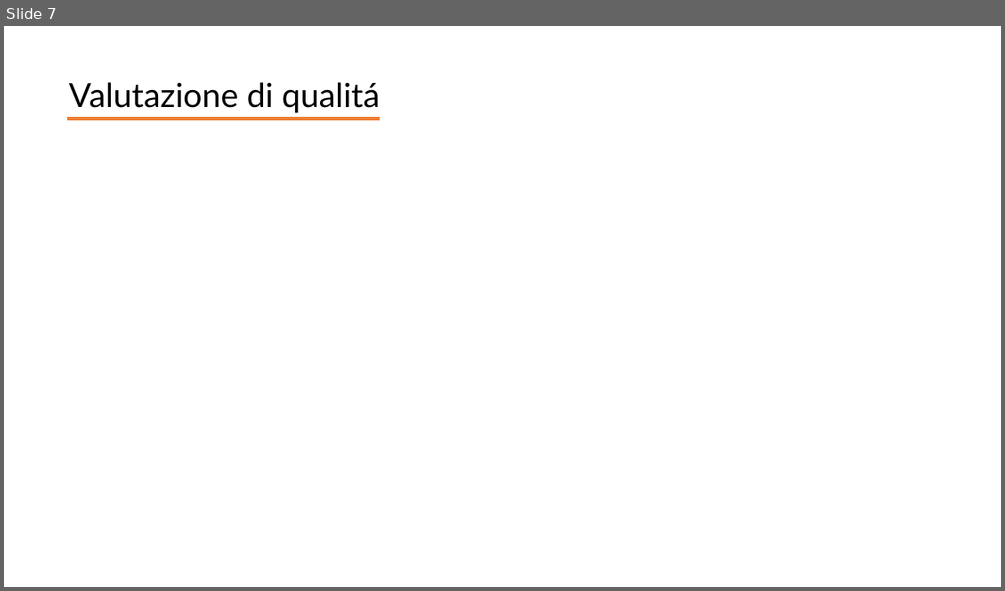
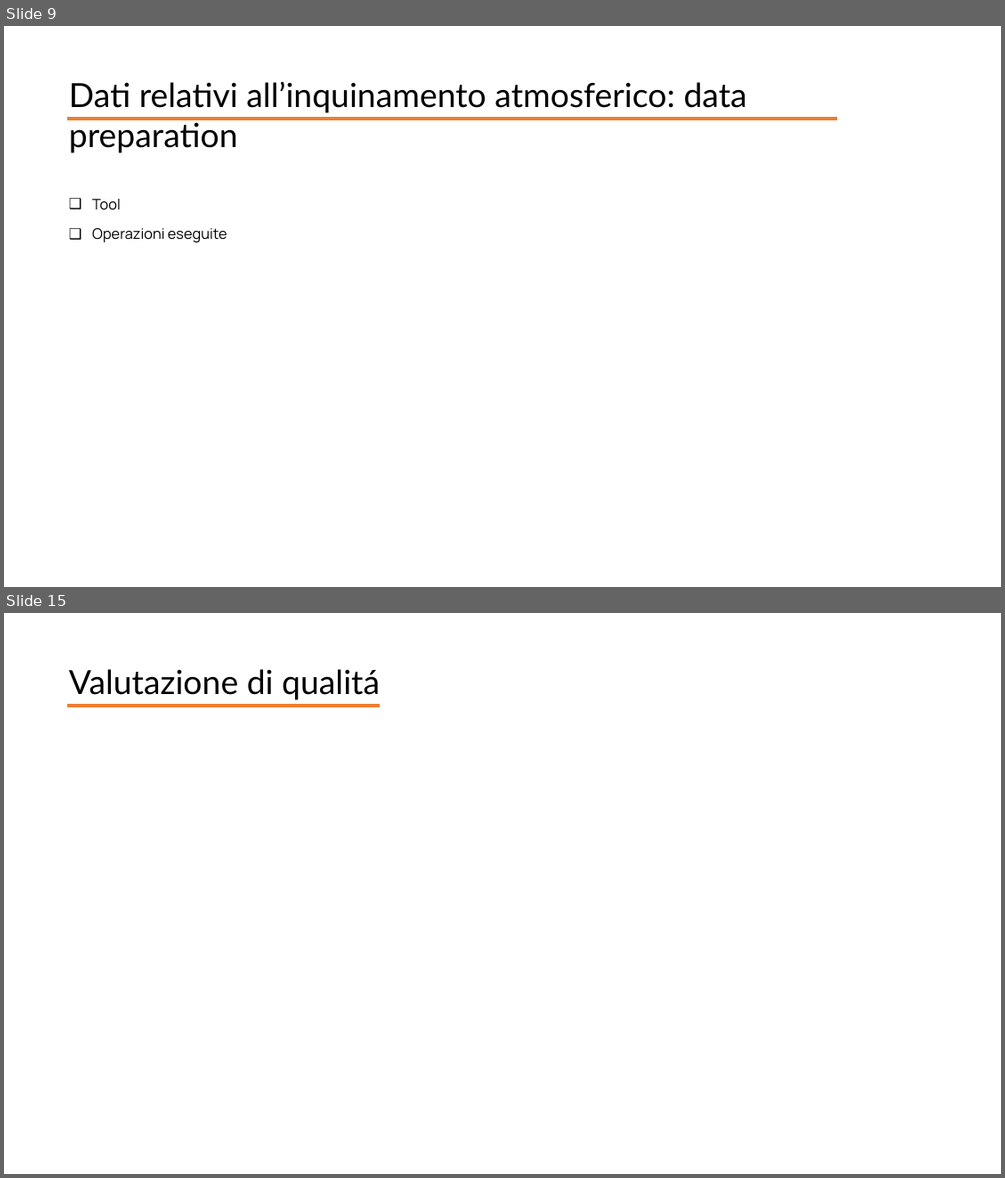
Before and after one commit to giocoal/air-quality-milano-interactive-data-visualization-tableau, a slide deck: Report/Report_progetto_Carbone_Cavallaro_Marconzini_Scuri.pptx. Shown one above the other, each under a label of ours: slide 7 before the commit, slides 9 and 15 after it; the slides between them are not shown. The pictures are 1005x591 and 1005x1178 pixels, drawn with LibreOffice and Linux fonts; fonts in the diff are those of the drawing. Boxes give left, top, right and bottom in pixels: in the first picture for what was removed or moved away, otherwise in the second. Text is boxed around its words. In the diff, an @@ line names an element or a change of style, - is before the commit and + after.

```diff
--- a/Report/Report_progetto_Carbone_Cavallaro_Marconzini_Scuri.pptx
+++ b/Report/Report_progetto_Carbone_Cavallaro_Marconzini_Scuri.pptx
@@ slide 9 added at (4, 26, 1001, 587), background #FFFFFF @@
@@ text added at (69, 81, 747, 153), 32 pt, text #000000 @@
+Dati relativi all’inquinamento atmosferico: data preparation
@@ line added from (67, 119) to (838, 119), #ED7D31 3 pt @@
@@ text added at (92, 199, 227, 242), 14 pt, text #000000 @@
+❑ Tool
+❑ Operazioni eseguite
@@ what was slide 7 is now slide 15 @@
```
Also in this commit, not shown: 6 slides changed, 8 other slides added, 1 slide removed.
